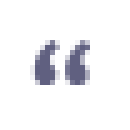
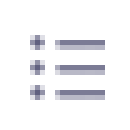
Comparing the layer stacks of the two 130 × 130 images. Changes:
added layer "Layer 4" above "“" over [30, 35, 105, 100]
hid "“" over [30, 40, 90, 85]
